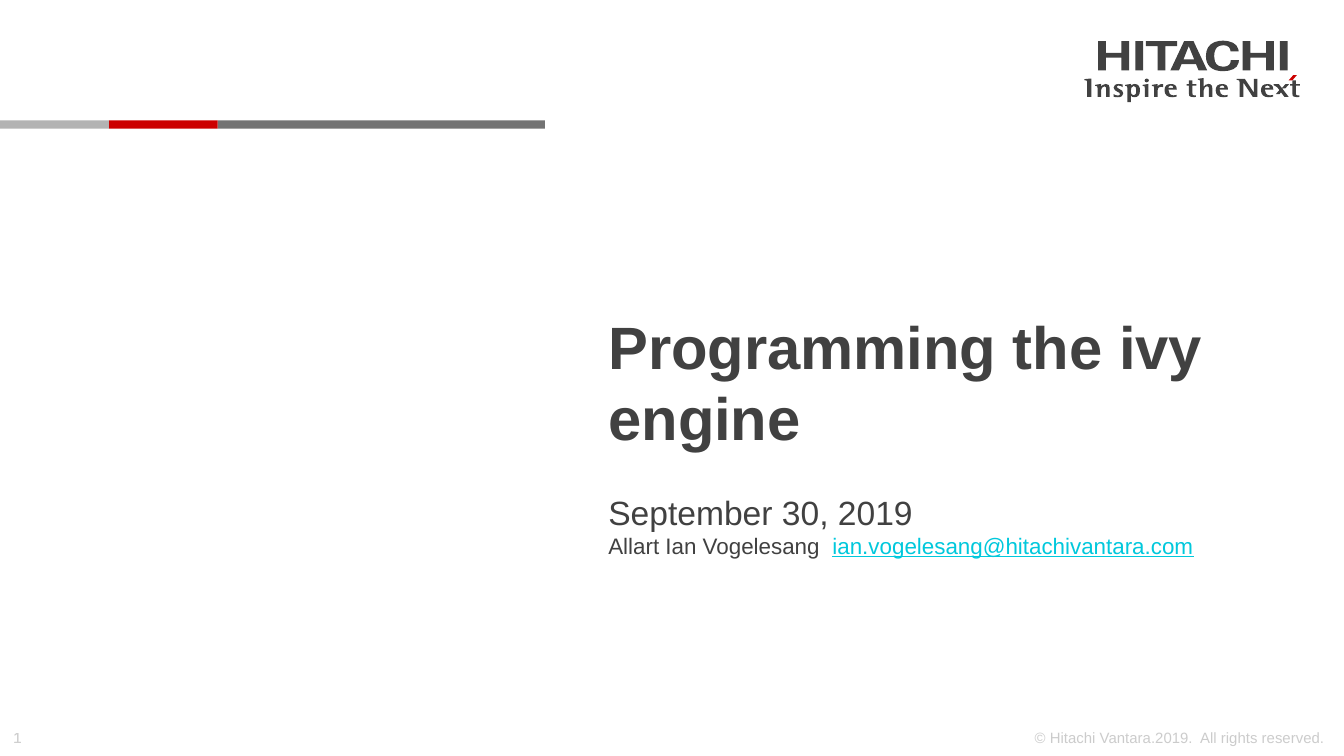
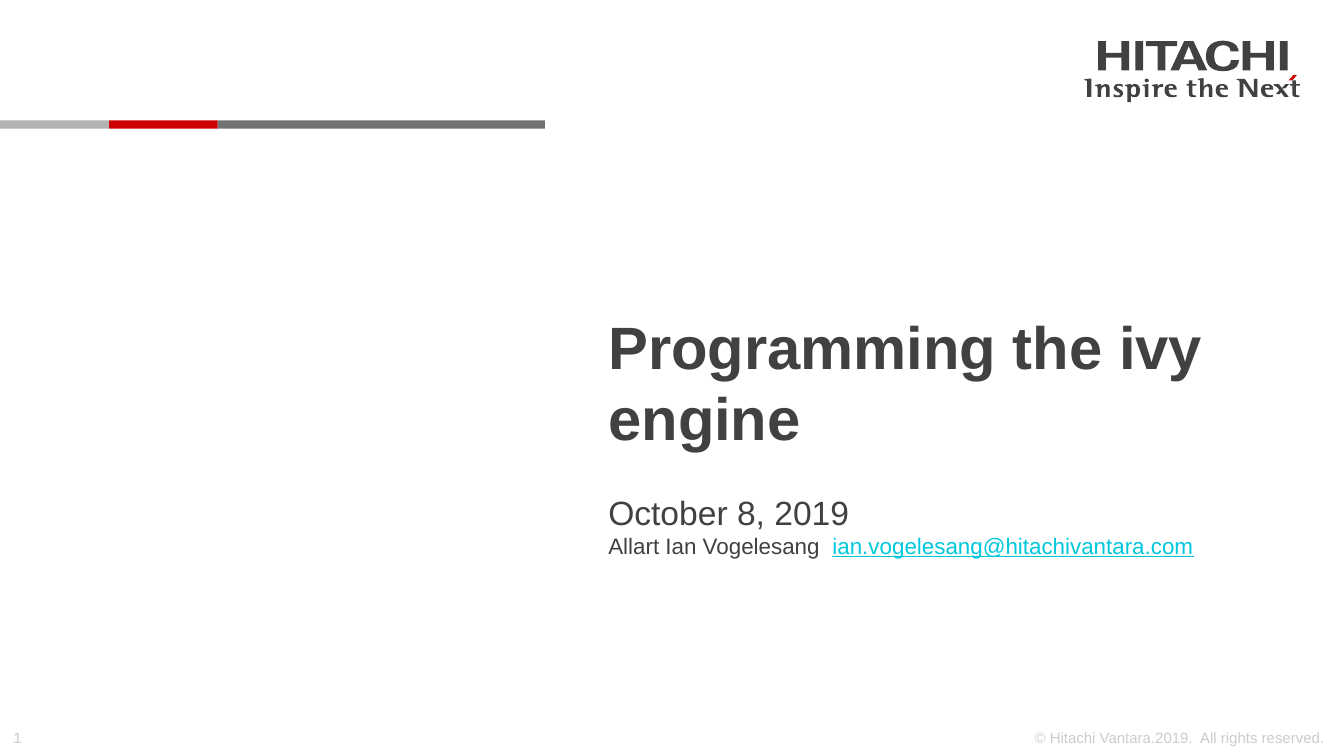
Before and after one commit to Hitachi-Data-Systems/ivy, a slide deck: slide 1 of doc/Programming the ivy engine.pptx. Drawn at 1344x756 pixels with LibreOffice and Linux fonts; fonts in the diff are those of the drawing; background and template pictures are left out. Boxes give left, top, right and bottom in pixels: in the first picture for what was removed or moved away, otherwise in the second. Text is boxed around its words. In the diff, an @@ line names an element or a change of style, - is before the commit and + after.

```diff
--- a/doc/Programming the ivy engine.pptx
+++ b/doc/Programming the ivy engine.pptx
@@ subtitle at [608, 500, 849, 530]: text changed @@
-September 30, 2019
+October 8, 2019
```
Also in this commit, not shown: 1 other slide changed, 12 other files.
